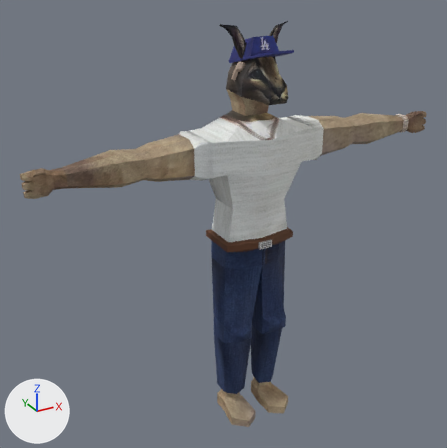
An edit to the glTF model KAIT-HORROR/Models/floppa_anim/floppa.glb, drawn before and after from the same camera.
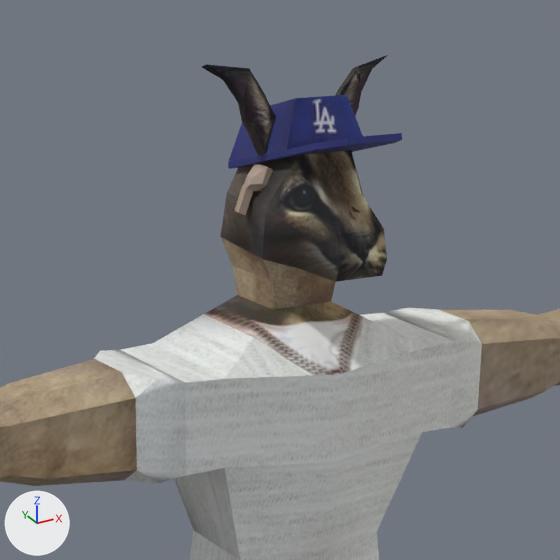
Each version is shown whole from a camera (50 mm lens) standing at (-1.53, -2.436, 2.392) and looking at (-0.126, 0.116, 1.116), then close up on the part from 32% to 79% of the width and 0% to 47% of the height. The lights are fixed; the arrows at lower left show +X, +Y and +Z. Vertices at the same position are counted once.

In view in the first close-up: 'Cube.002_Material.002_0'.
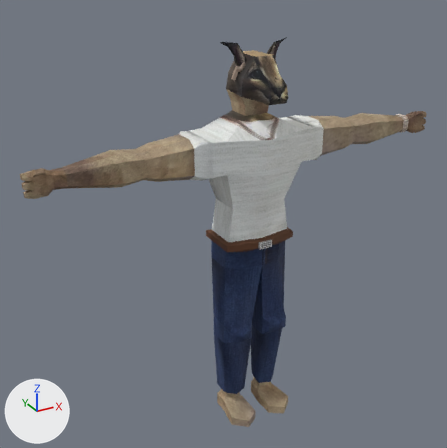
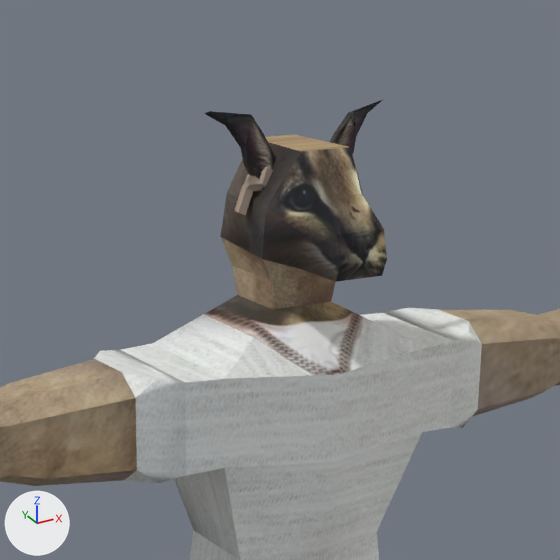
Commit message: Fixed floppa's hat (deleted).

What the commit changed:
me_cube_002_material_002_0 is used by ob_cube_002_material_002_0; location (0.0, 0.0, 0.0).
me_cube_002_material_002_0 had 551 vertices, 1082 faces and spanned x -1.11..1.11, y -0.19..0.21, z -0.02..2.11.
me_cube_002_material_002_0 now has 524 vertices, 1015 faces and spans x -1.11..1.11, y -0.16..0.21, z -0.02..2.03.
me_cube_002_material_002_0 part 1: a new loose piece of 19 vertices spanning x 0.04..0.16, y 0.02..0.05, z 1.87..2.03, in mat_material_002 (picture img_image_0).
me_cube_002_material_002_0 part 2: a new loose piece of 18 vertices spanning x -0.18..-0.04, y 0.02..0.05, z 1.88..2.03, in mat_material_002 (picture img_image_0).
Part 3, on me_cube_002_material_002_0:
64 vertices are removed from x -0.19..0.17, y -0.19..0.15, z 1.91..2.11.
125 faces are deleted.
1 new face joins them.

Boxes [x1, y1, x2, y2] around the edits, measured in the close-ups (560 x 560 px):
'Cube.002_Material.002_0', reshaped
    before: [0, 55, 560, 560]
    after: [0, 100, 560, 560]
part 1 of me_cube_002_material_002_0, added (black)
    after: [330, 100, 382, 154]
part 2 of me_cube_002_material_002_0, added (black)
    after: [204, 111, 276, 189]
part 3 of me_cube_002_material_002_0, cut back
    before: [202, 55, 402, 194]
    after: [326, 147, 362, 194]
